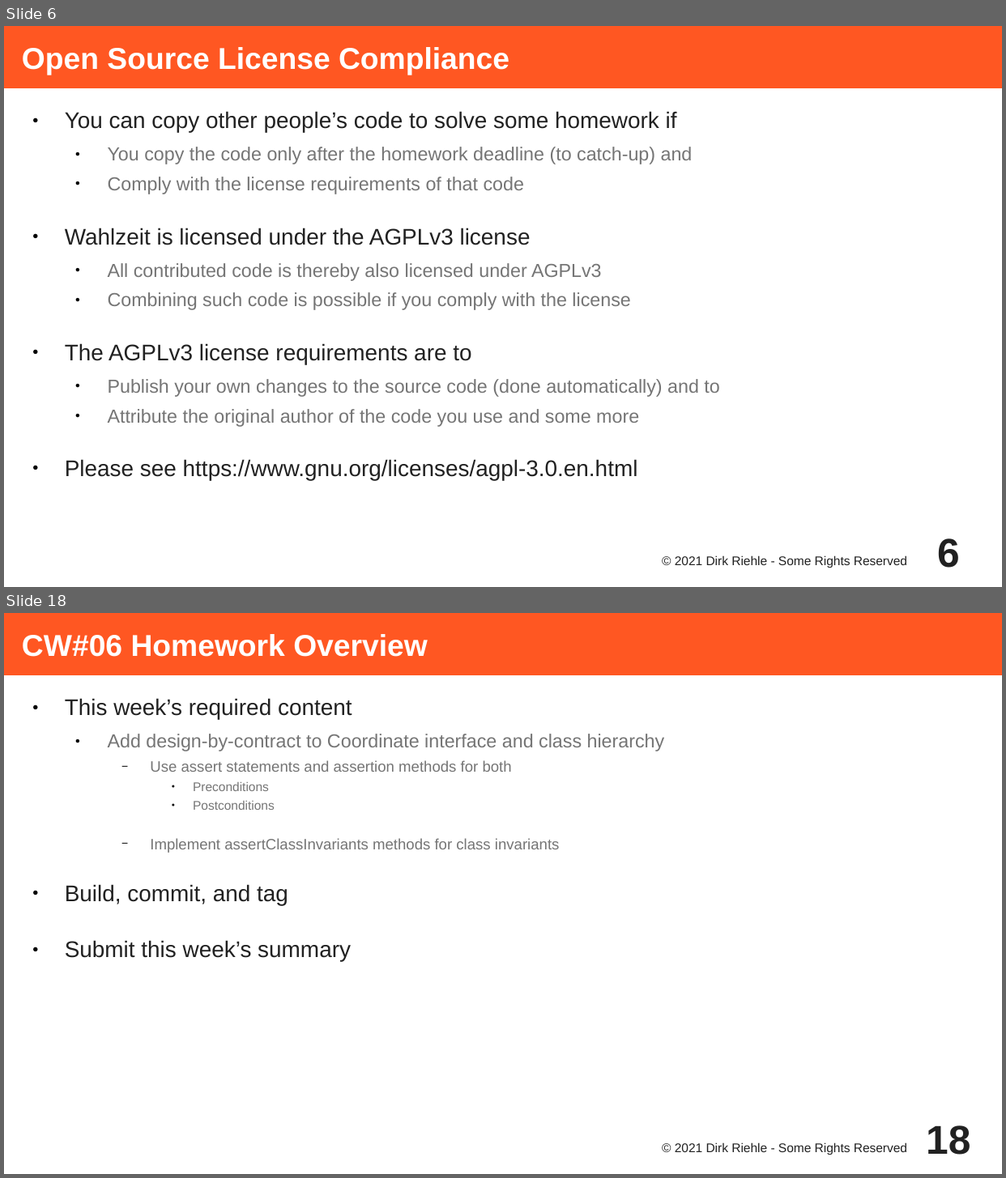
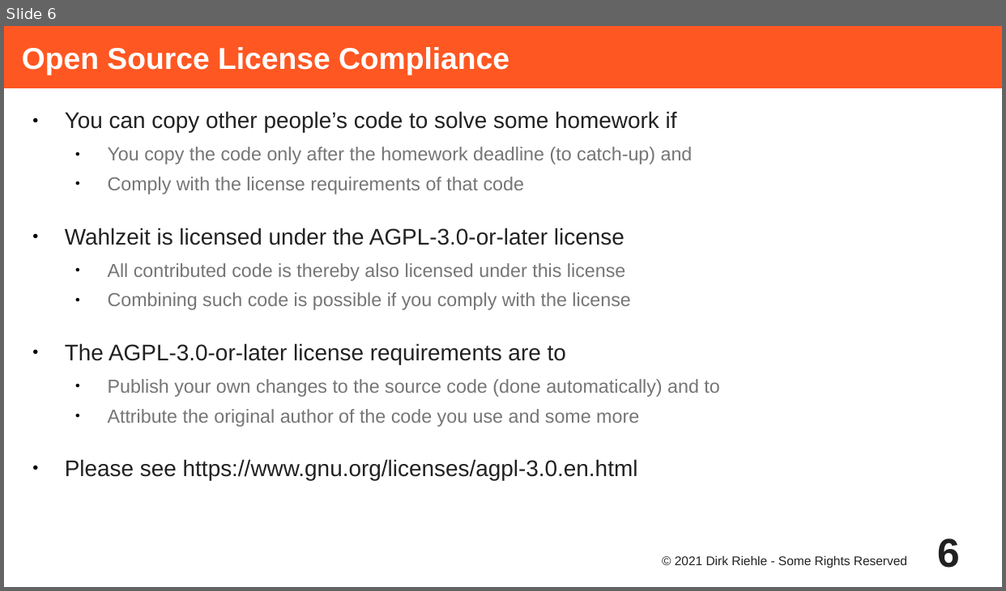
Before and after one commit to dirkriehle/adap-course, a slide deck: Lecture Slides/ADAP A02 - Course Homework.odp. Shown one above the other, each under a label of ours: slides 6 and 18 before the commit, slide 6 after it; the slides between them are not shown. The pictures are 1006x1178 and 1006x591 pixels, drawn with LibreOffice and Linux fonts; fonts in the diff are those of the drawing. Boxes give left, top, right and bottom in pixels: in the first picture for what was removed or moved away, otherwise in the second. Text is boxed around its words. In the diff, an @@ line names an element or a change of style, - is before the commit and + after.

```diff
--- a/Lecture Slides/ADAP A02 - Course Homework.odp
+++ b/Lecture Slides/ADAP A02 - Course Homework.odp
@@ slide 18 removed at (4, 613, 1002, 1174), background #FFFFFF @@
@@ title removed at (4, 613, 1002, 675) @@
-CW#06 Homework Overview
@@ text removed at (65, 698, 665, 962) @@
-● This week’s required content
-  ● Add design-by-contract to Coordinate interface and class hierarchy
-    − Use assert statements and assertion methods for both
-      ● Preconditions
-      ● Postconditions
-    − Implement assertClassInvariants methods for class invariants
-● Build, commit, and tag
-● Submit this week’s summary
@@ text removed at (675, 1143, 907, 1156) @@
-© 2021 Dirk Riehle - Some Rights Reserved
@@ page number removed at (926, 1126, 970, 1155) @@
-18
@@ slide 6 changed as well @@
@@ text at (65, 228, 625, 281): text changed @@
-● Wahlzeit is licensed under the AGPLv3 license
-  ● All contributed code is thereby also licensed under AGPLv3
+● Wahlzeit is licensed under the AGPL-3.0-or-later license
+  ● All contributed code is thereby also licensed under this license
@@ text at (65, 344, 566, 365): text changed @@
-● The AGPLv3 license requirements are to
+● The AGPL-3.0-or-later license requirements are to
```
Also in this commit, not shown: 2 other slides changed, 24 other slides removed, 39 other files.
